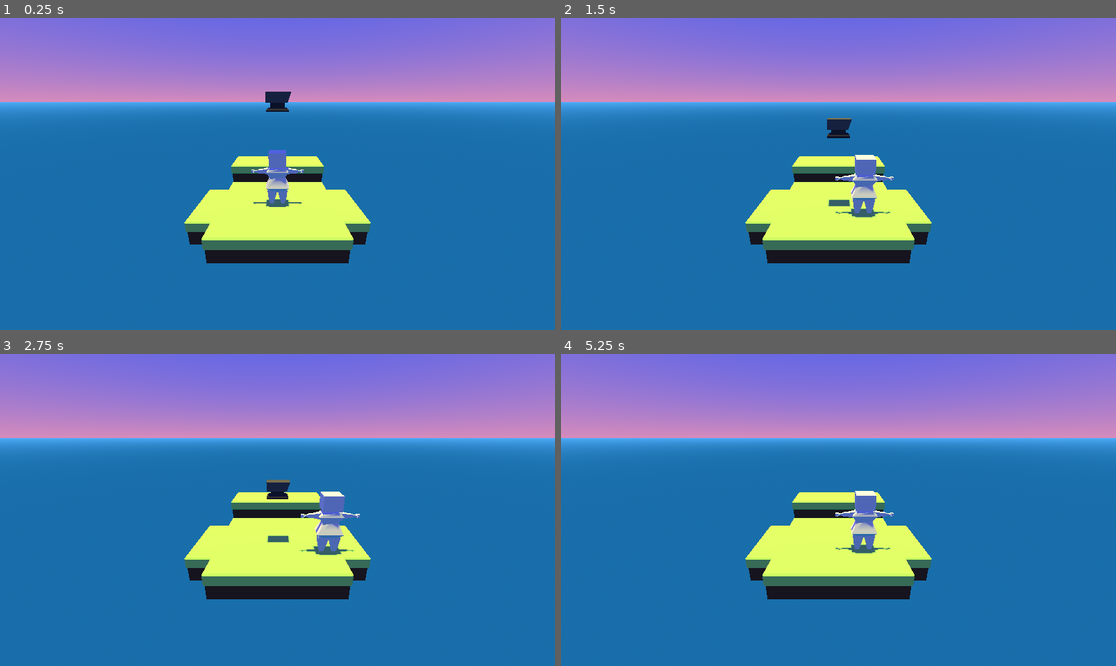
Above: before the commit, frames 1-4 (two rows, left to right).
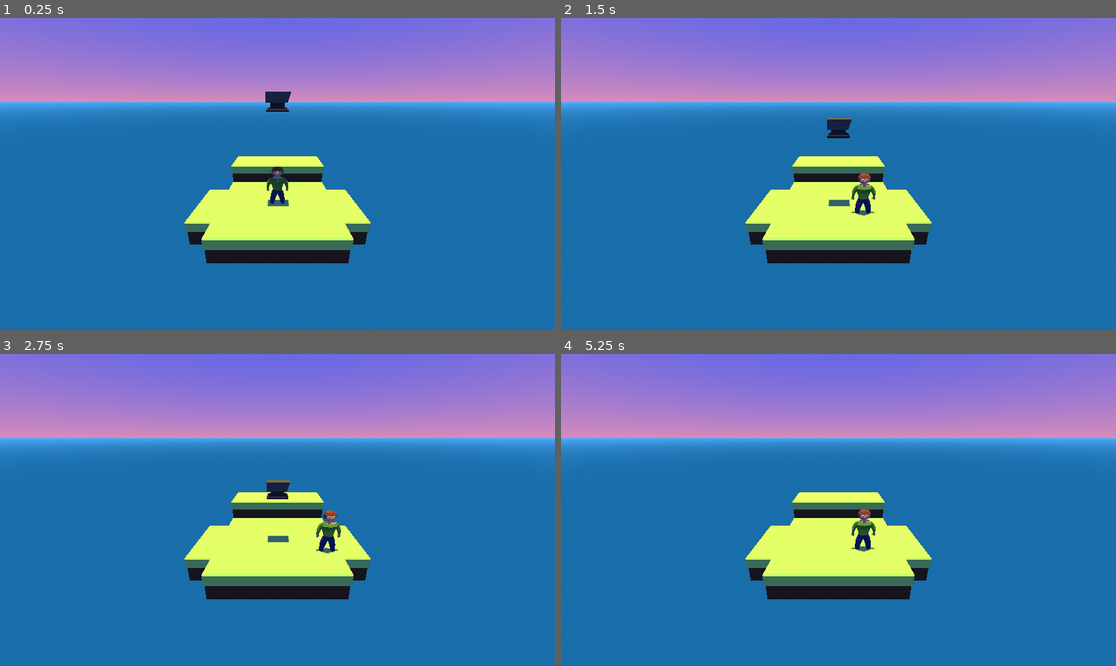
Above: after the commit, the same moments.

Repository: shamotte/rpg-death-jam
Game: Godot game, scene res://scenes/main_scene.tscn
Same seed, same stepped clock (60 frames per second), same inputs: the game is played once before the commit and once after it.
Inputs:
- Up to frame 1 (0.25 s): no input
- Up to frame 2 (1.5 s): tap Enter at 0.5 s; hold Right (move_right) 0.53-1.28 s; tap Space at 0.77 s; hold Down (move_down) from 1.28 s (still down)
- Up to frame 3 (2.75 s): tap Space at 1.52, 2 s; release Down (move_down) at 2.03 s; hold Right (move_right) from 2.03 s (still down)
- Up to frame 4 (5.25 s): release Right (move_right) at 2.78 s; hold Up (move_up) 2.78-3.53 s; tap Space at 3.02, 3.77, 4.52, 5 s; tap Enter at 3.5 s; hold Left (move_left) 3.53-5.03 s; hold Down (move_down) from 5.03 s (still down)

The runs differ from the first frame. In frame 1, 0.7% of the frame differs, in the area x 45-57%, y 42-64%; in frame 2, 0.9%; in frame 3, 1.0%, in the area x 53-65%, y 44-65%; in frame 4, 0.9%.

Commit message:
What is it?

Diff:
--- a/objects/player/player.tscn
+++ b/objects/player/player.tscn
@@ -1,8 +1,9 @@
-[gd_scene load_steps=5 format=3 uid="uid://cxo04kudaw137"]
+[gd_scene load_steps=6 format=3 uid="uid://cxo04kudaw137"]
 
 [ext_resource type="Script" path="res://objects/player/player.gd" id="1_82gfj"]
 [ext_resource type="PackedScene" uid="uid://dtcat5osfxowp" path="res://components/comp_parent_lerp.tscn" id="2_0k7af"]
 [ext_resource type="PackedScene" uid="uid://dakpv7tdk6j2p" path="res://objects/player/human_test.glb" id="2_3ipr6"]
+[ext_resource type="PackedScene" uid="uid://67dw5stm6qds" path="res://objects/player/human22.glb" id="2_h5smf"]
 
 [sub_resource type="CapsuleMesh" id="CapsuleMesh_g4dq6"]
 
@@ -17,8 +18,12 @@
 mesh = SubResource("CapsuleMesh_g4dq6")
 skeleton = NodePath("../..")
 
+[node name="human22" parent="Visual" instance=ExtResource("2_h5smf")]
+transform = Transform3D(0.5, 0, 0, 0, 0.5, 0, 0, 0, 0.5, 0, 1.1215, 0)
+
 [node name="human_test" parent="Visual" instance=ExtResource("2_3ipr6")]
 transform = Transform3D(0.5, 0, 0, 0, 0.5, 0, 0, 0, 0.5, 0, 1.07285, 0)
+visible = false
 
 [node name="CompParentLerp" parent="Visual" instance=ExtResource("2_0k7af")]
 lerp_speed = 0.15
--- a/scenes/main_scene.tscn
+++ b/scenes/main_scene.tscn
@@ -231,6 +231,7 @@
 transform = Transform3D(1, 0, 0, 0, 1, 0, 0, 0, 1, 0.5, 4, 0.5)
 
 [node name="Player" parent="." instance=ExtResource("2_6u2a3")]
+transform = Transform3D(0.75, 0, 0, 0, 0.75, 0, 0, 0, 0.75, 0, 0, 0)
 
 [node name="AnvilActivator" parent="." node_paths=PackedStringArray("anvil") instance=ExtResource("3_x5n1l")]
 transform = Transform3D(1, 0, 0, 0, 1, 0, 0, 0, 1, 1.96642, 2.38419e-07, 2.25768)
Binary file added: objects/player/human2.glb
Not shown, added: objects/player/human2.glb.import
Binary file added: objects/player/human22.glb
Not shown, added: objects/player/human22.glb.import
Binary file added: objects/player/human2_Texture.png
Not shown, added: objects/player/human2_Texture.png.import
